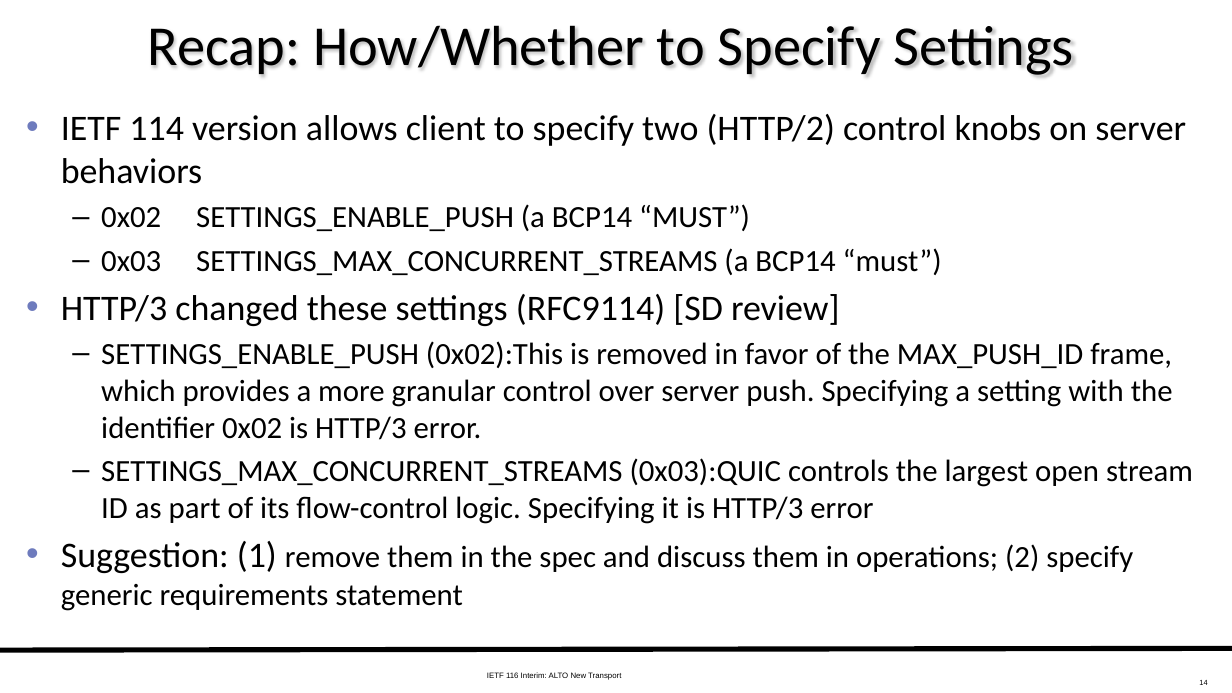
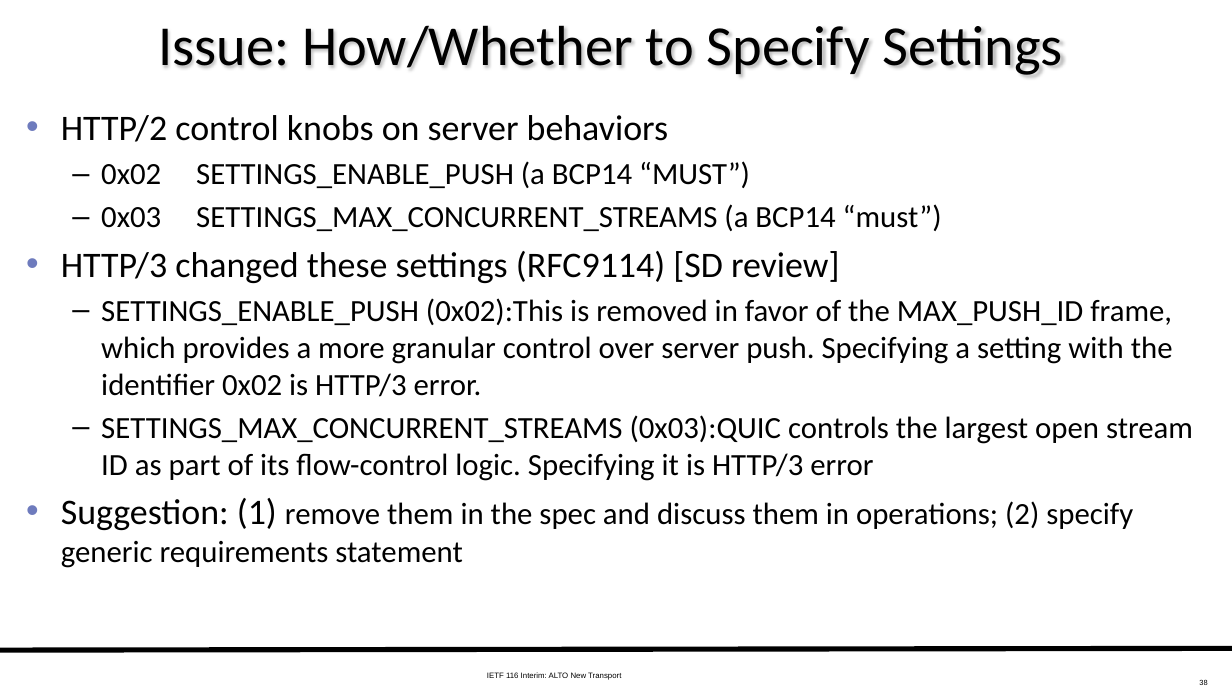
Before and after one commit to ietf-wg-alto/wg-materials, a slide deck: slide 38 of meetings-ietf/ietf-116-interim/slides-116-interim-alto-transport.pptx (slide 14 before the commit). Drawn at 1232x693 pixels with LibreOffice and Linux fonts; fonts in the diff are those of the drawing. Boxes give left, top, right and bottom in pixels: in the first picture for what was removed or moved away, otherwise in the second. Text is boxed around its words. In the diff, an @@ line names an element or a change of style, - is before the commit and + after.

```diff
--- a/meetings-ietf/ietf-116-interim/slides-116-interim-alto-transport.pptx
+++ b/meetings-ietf/ietf-116-interim/slides-116-interim-alto-transport.pptx
@@ title at [158,25,1063,77]: text changed @@
-Recap: How/Whether to Specify Settings
+Issue: How/Whether to Specify Settings
@@ text at [61,115,668,142]: text changed @@
-• IETF 114 version allows client to specify two (HTTP/2) control knobs on server behaviors
+• HTTP/2 control knobs on server behaviors
@@ page number at [1199,680,1207,685]: text changed @@
-14
+38
```
Also in this commit, not shown: 9 other slides changed, 26 slides added, 6 slides removed.
